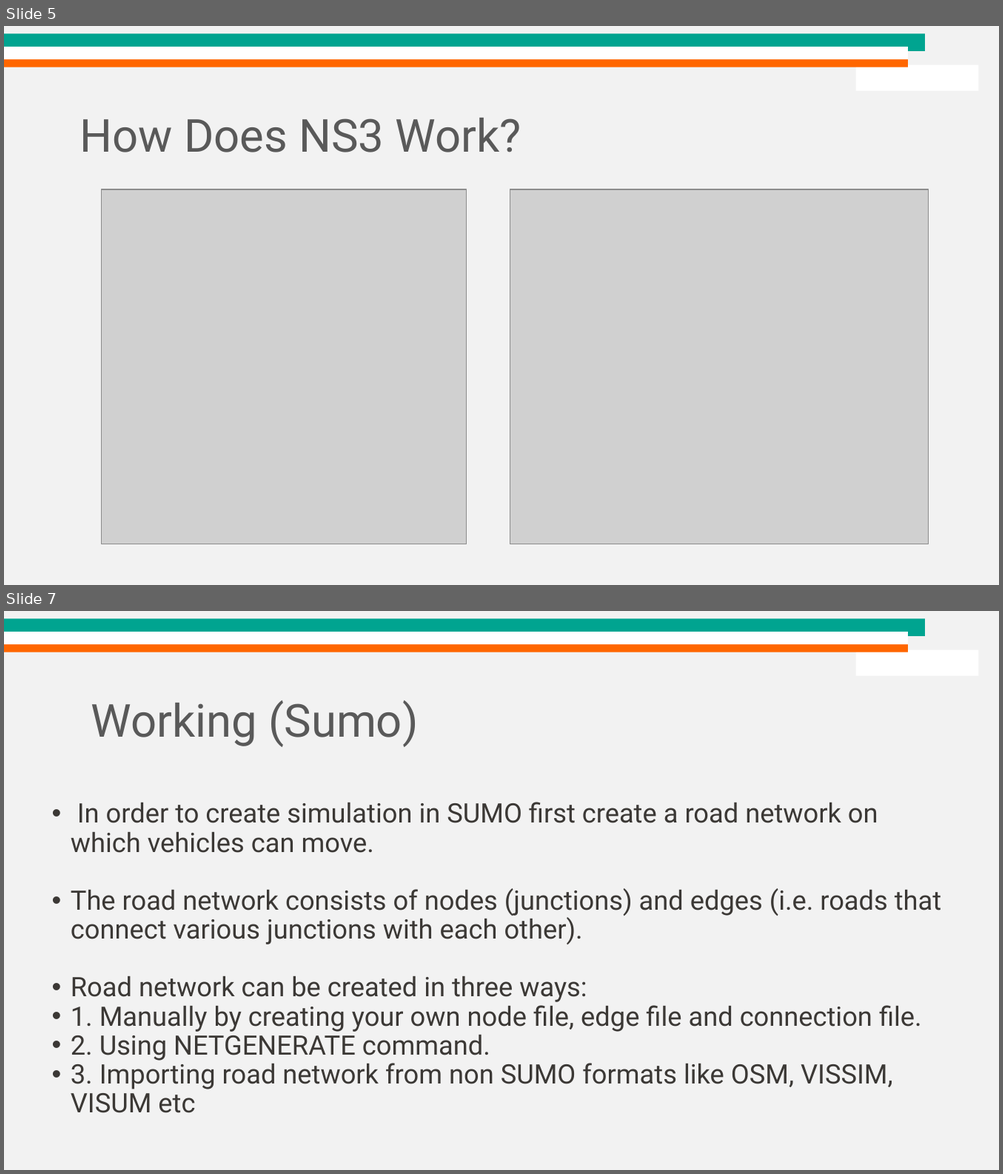
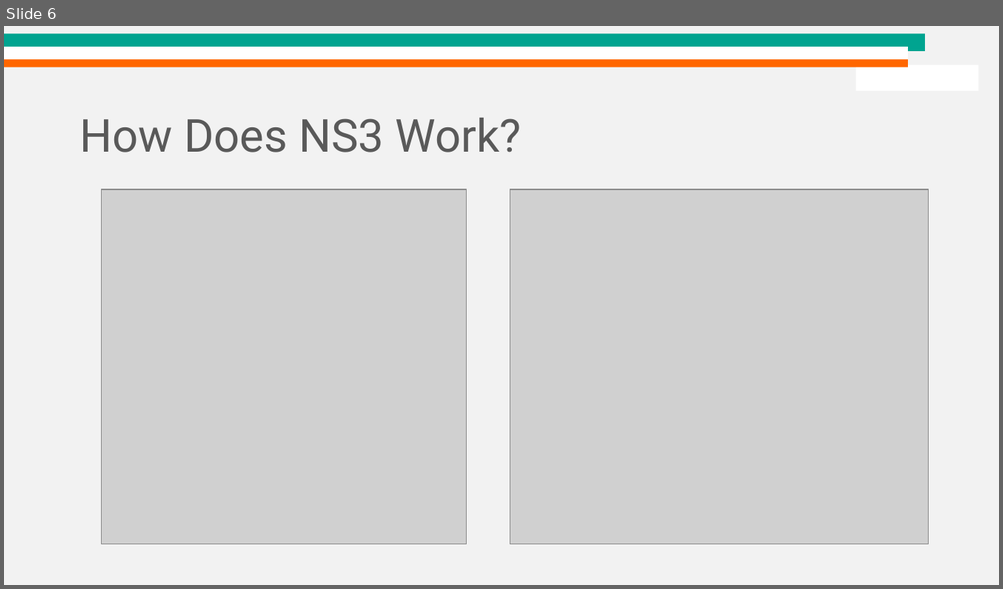
Before and after one commit to dream-lab/acm-school-iot-2021, a slide deck: IoT Simulators.pptx. Shown one above the other, each under a label of ours: slides 5 and 7 before the commit, slide 6 after it; the slides between them are not shown. The pictures are 1003x1174 and 1003x589 pixels, drawn with LibreOffice and Linux fonts; fonts in the diff are those of the drawing; grey boxes stand for pictures; background and template pictures are left out. Boxes give left, top, right and bottom in pixels: in the first picture for what was removed or moved away, otherwise in the second. Text is boxed around its words. In the diff, an @@ line names an element or a change of style, - is before the commit and + after.

```diff
--- a/IoT Simulators.pptx
+++ b/IoT Simulators.pptx
@@ slide 7 removed at [4, 611, 999, 1170], background #F2F2F2; not listed: 4 template elements that a slide beside it also shows @@
@@ title removed at [91, 701, 418, 747] @@
-Working (Sumo)
@@ text removed at [71, 802, 941, 1113] @@
-• In order to create simulation in SUMO first create a road network on which vehicles can move.
-• The road network consists of nodes (junctions) and edges (i.e. roads that connect various junctions with each other).
-• Road network can be created in three ways:
-• 1. Manually by creating your own node file, edge file and connection file.
-• 2. Using NETGENERATE command.
-• 3. Importing road network from non SUMO formats like OSM, VISSIM, VISUM etc
@@ what was slide 5 is now slide 6 @@
```
Also in this commit, not shown: 4 slides changed, 7 slides added, 6 other slides removed, 4 other files.
